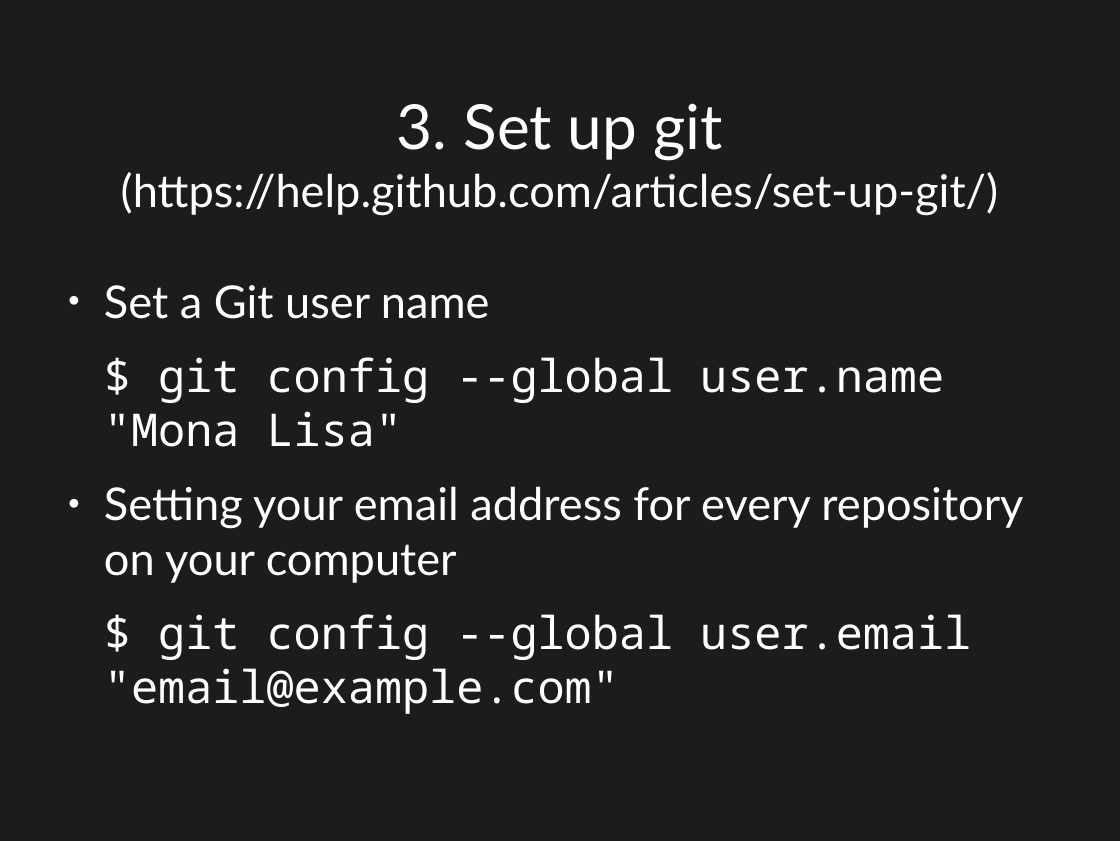
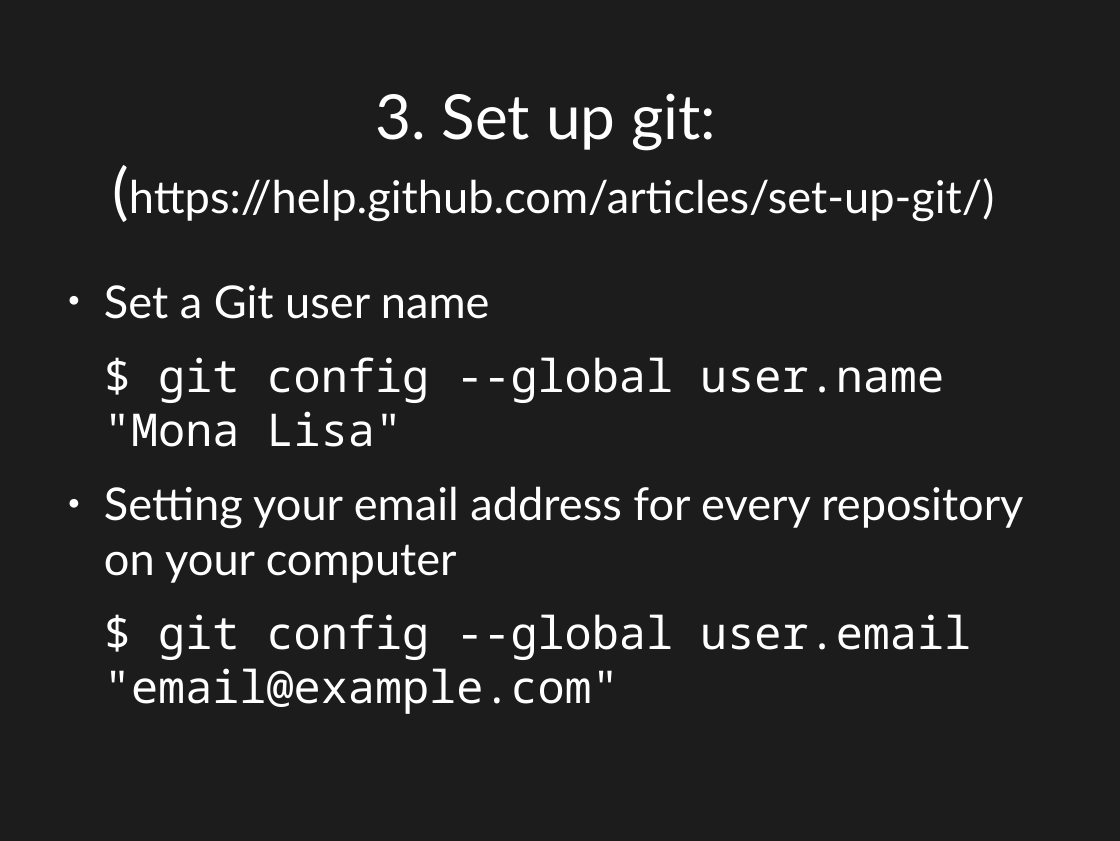
Before and after one commit to jngaravitoc/github_hands_on, a slide deck: slide 11 of git.odp. Drawn at 1120x841 pixels with LibreOffice and Linux fonts; fonts in the diff are those of the drawing. Boxes give left, top, right and bottom in pixels: in the first picture for what was removed or moved away, otherwise in the second. Text is boxed around its words. In the diff, an @@ line names an element or a change of style, - is before the commit and + after.

```diff
--- a/git.odp
+++ b/git.odp
@@ title at (129, 93, 994, 222): text changed @@
-3. Set up git (https://help.github.com/articles/set-up-git/)
+3. Set up git:
+(https://help.github.com/articles/set-up-git/)
```
Also in this commit, not shown: 4 other slides changed, 1 other file.
